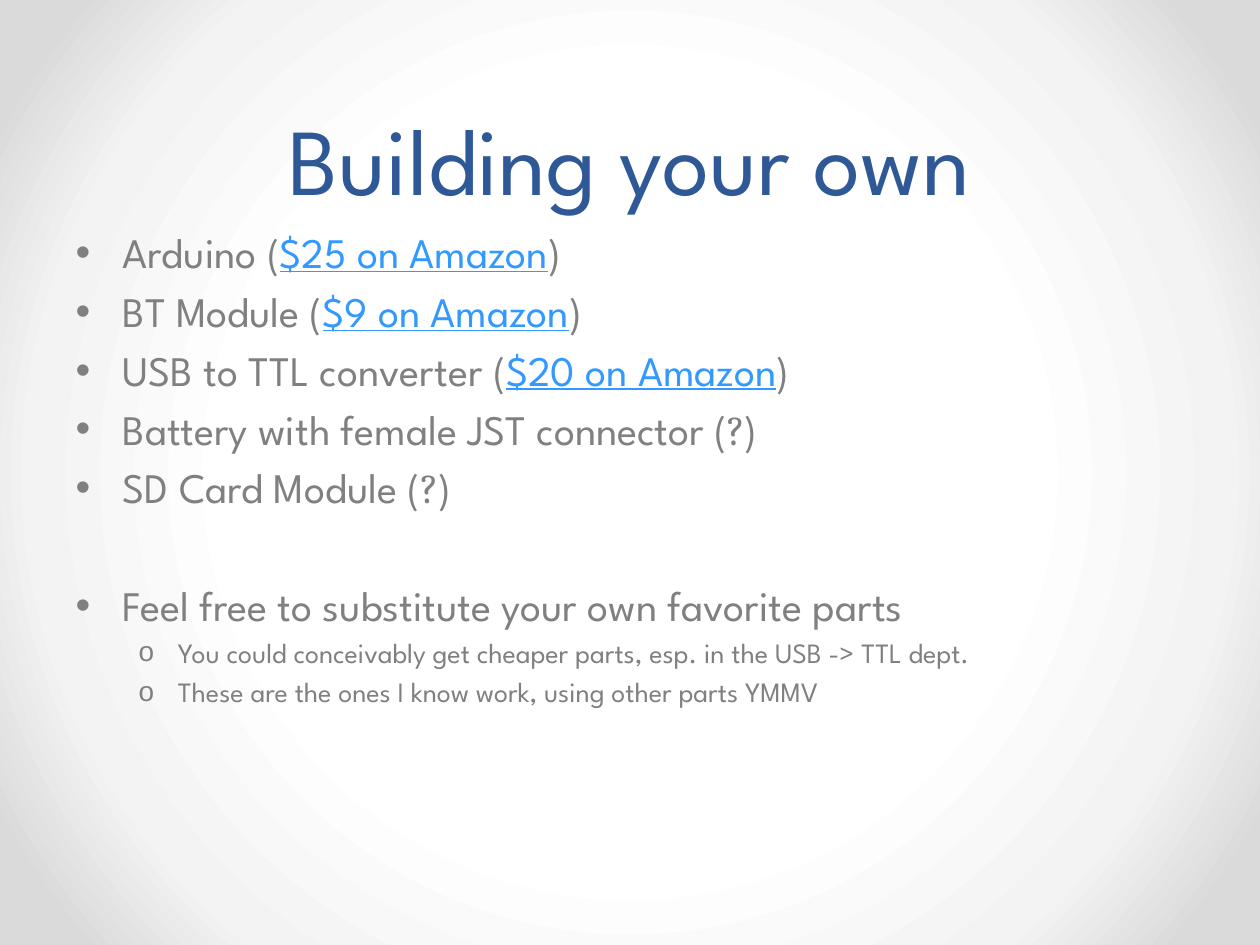
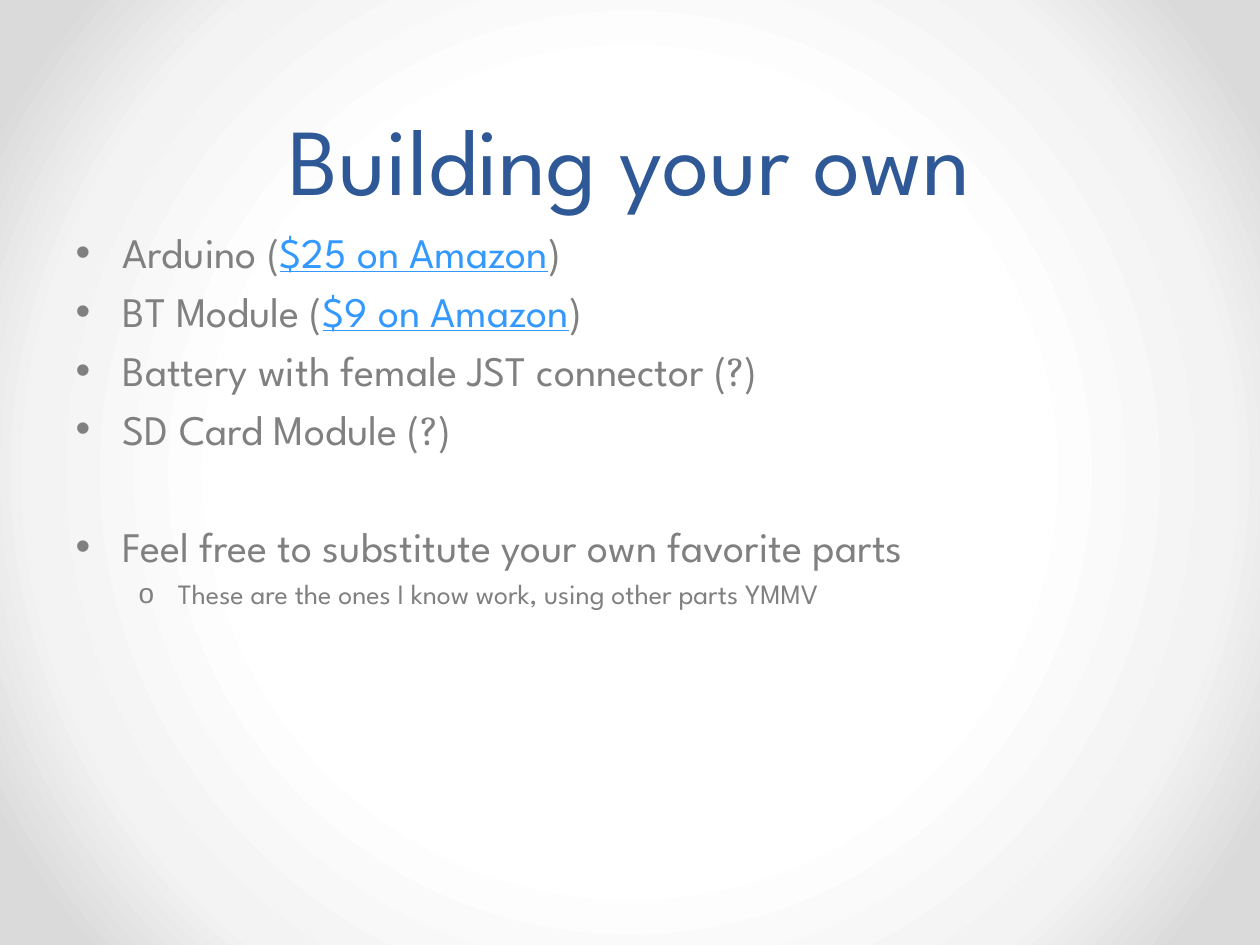
Before and after one commit to EE590-Winter2015/Materials, a slide deck: slide 38 of Week 4/Week 4.pptx. Drawn at 1260x945 pixels with LibreOffice and Linux fonts; fonts in the diff are those of the drawing. Boxes give left, top, right and bottom in pixels: in the first picture for what was removed or moved away, otherwise in the second. Text is boxed around its words. In the diff, an @@ line names an element or a change of style, - is before the commit and + after.

```diff
--- a/Week 4/Week 4.pptx
+++ b/Week 4/Week 4.pptx
@@ text at bbox=[123, 353, 789, 394]: paragraph removed @@
-• USB to TTL converter ($20 on Amazon)
@@ text at bbox=[178, 644, 969, 669]: paragraph removed @@
-  o You could conceivably get cheaper parts, esp. in the USB -> TTL dept.
```
Also in this commit, not shown: 1 other slide changed.
